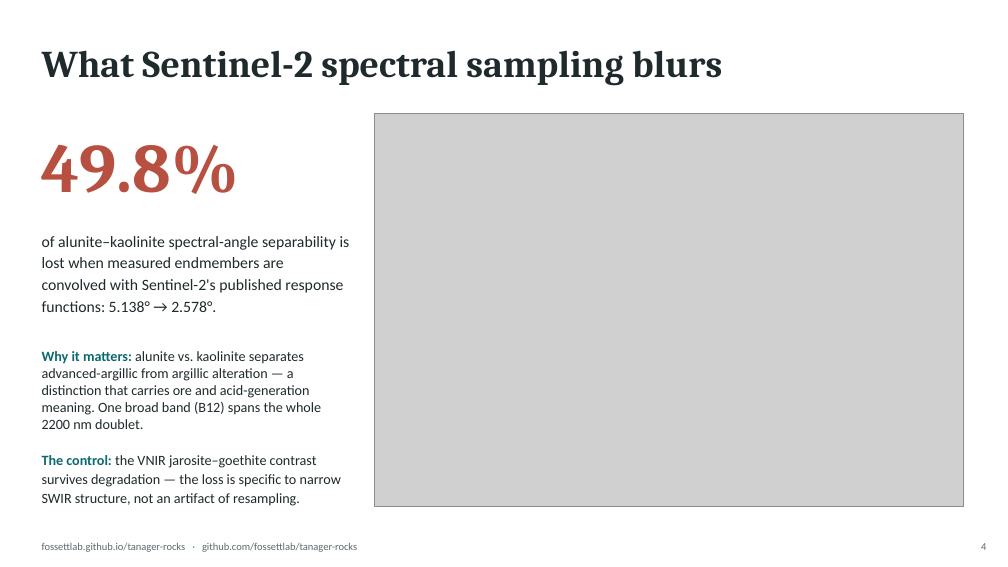
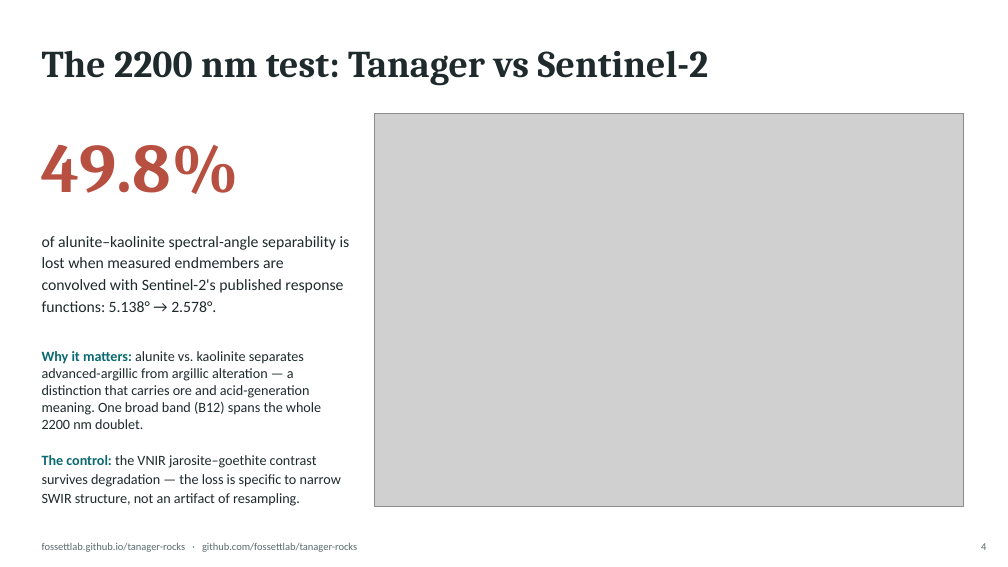
Before and after one commit to fossettlab/tanager-minmap, a slide deck: slide 4 of submission/tanager_rocks_deck.pptx. Drawn at 1008x567 pixels with LibreOffice and Linux fonts; fonts in the diff are those of the drawing; grey boxes stand for pictures. Boxes give left, top, right and bottom in pixels: in the first picture for what was removed or moved away, otherwise in the second. Text is boxed around its words. In the diff, an @@ line names an element or a change of style, - is before the commit and + after.

```diff
--- a/submission/tanager_rocks_deck.pptx
+++ b/submission/tanager_rocks_deck.pptx
@@ text at (42, 50, 709, 86): text changed @@
-What Sentinel-2 spectral sampling blurs
+The 2200 nm test: Tanager vs Sentinel-2
```
Also in this commit, not shown: 1 other slide changed, 3 other files.
